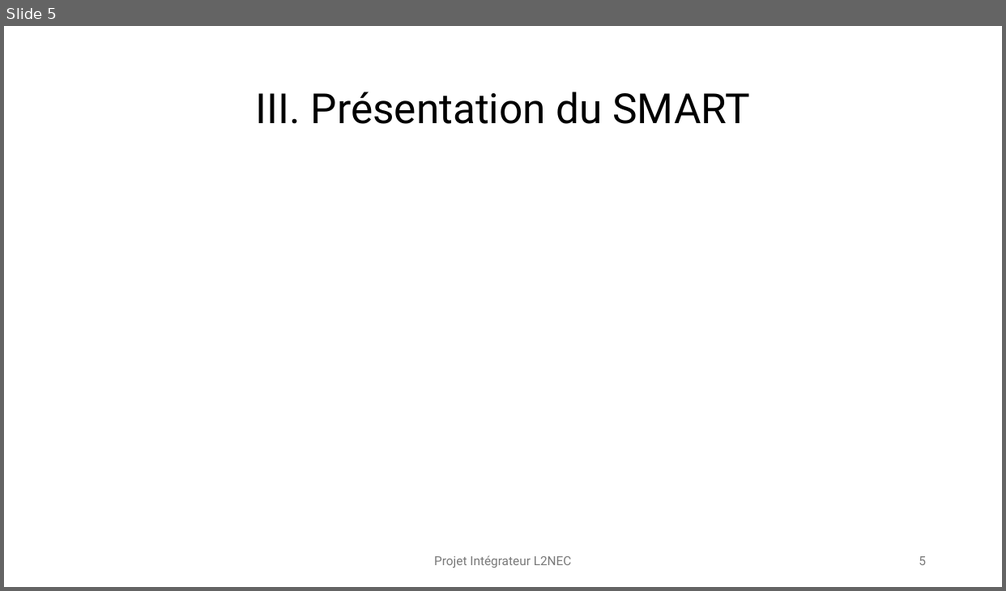
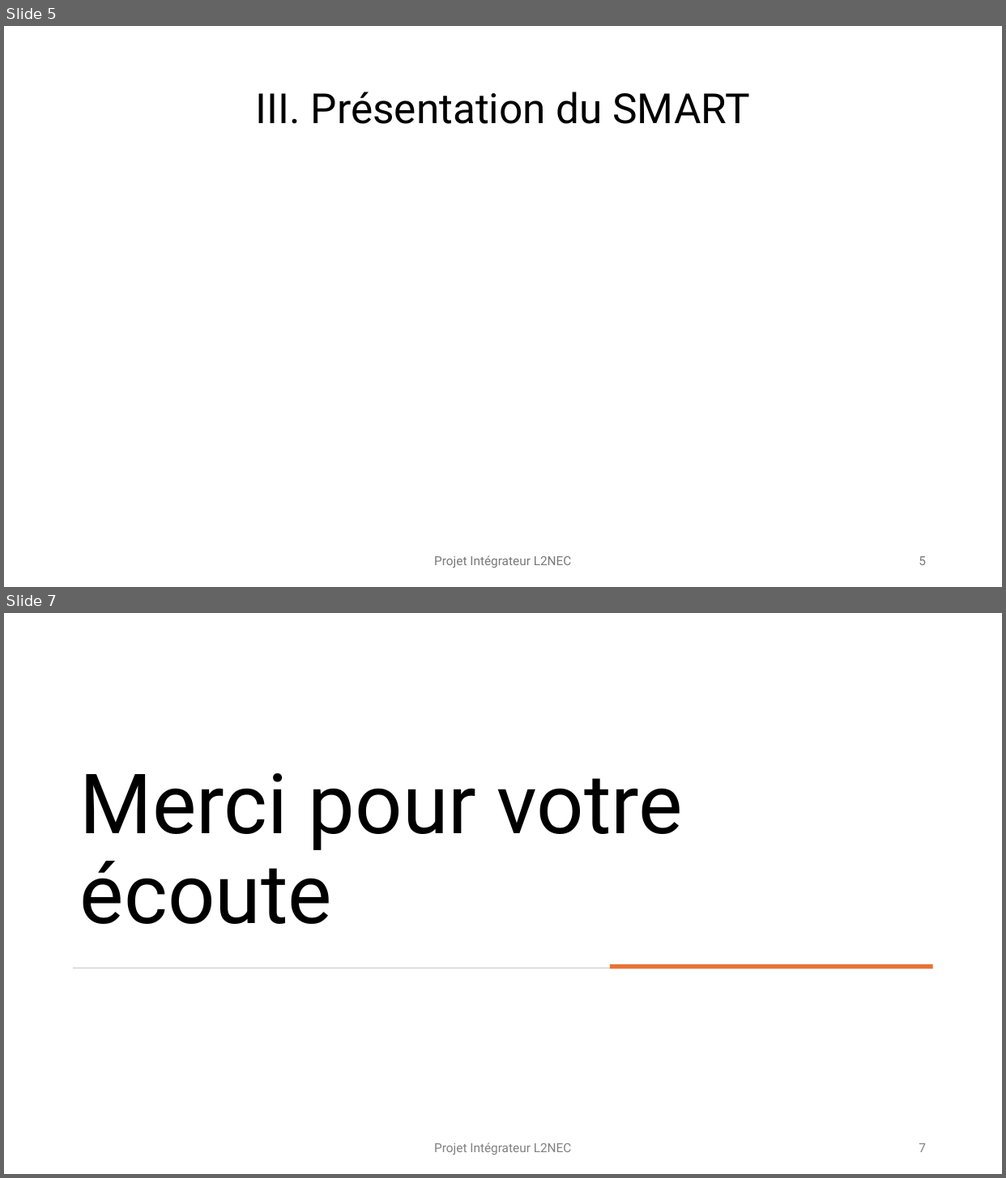
Before and after one commit to ArthurPeyre/UPPA_Navette, a slide deck: AVANT-PROJET/PrésentationAvantProjet.pptx. Shown one above the other, each under a label of ours: slide 5 before the commit, slides 5 and 7 after it; the slides between them are not shown. The pictures are 1006x591 and 1006x1178 pixels, drawn with LibreOffice and Linux fonts; fonts in the diff are those of the drawing. Boxes give left, top, right and bottom in pixels: in the first picture for what was removed or moved away, otherwise in the second. Text is boxed around its words. In the diff, an @@ line names an element or a change of style, - is before the commit and + after.

```diff
--- a/AVANT-PROJET/PrésentationAvantProjet.pptx
+++ b/AVANT-PROJET/PrésentationAvantProjet.pptx
@@ slide 7 added at (x1=4, y1=613, x2=1002, y2=1174), background #FFFFFF @@
@@ title added at (x1=80, y1=773, x2=683, y2=924), 80 pt, text #000000 @@
+Merci pour votre écoute
@@ rectangle added at (x1=73, y1=968, x2=933, y2=969), fill #D5D5D5 @@
@@ rectangle added at (x1=610, y1=965, x2=933, y2=969), fill #E97132 @@
@@ text added at (x1=434, y1=1143, x2=572, y2=1155), 12 pt, text #808080 @@
+Projet Intégrateur L2NEC
@@ page number added at (x1=918, y1=1144, x2=926, y2=1152), 12 pt, text #808080 @@
+7
```
Also in this commit, not shown: 1 slide changed, 2 other files.
